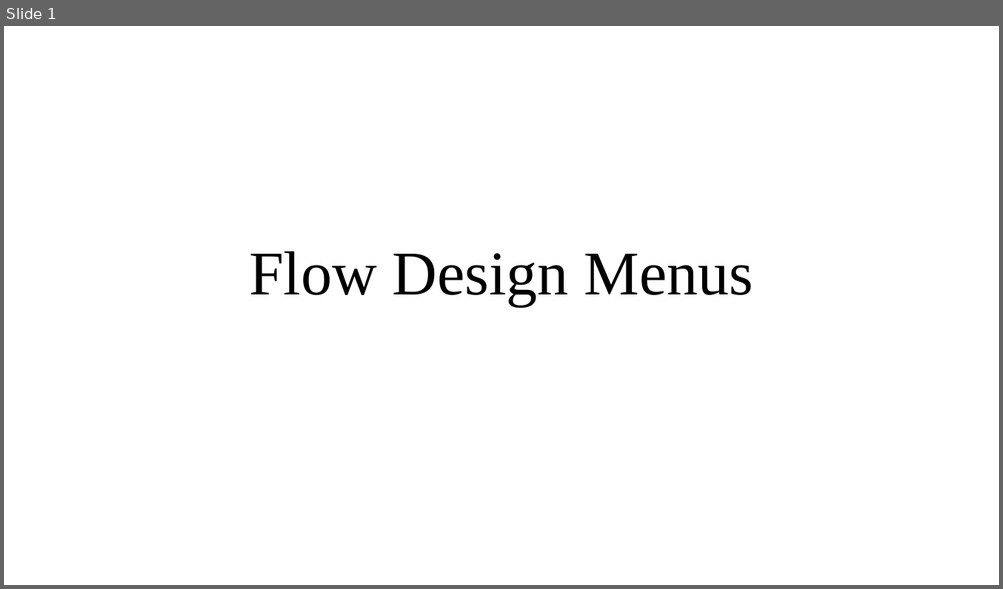
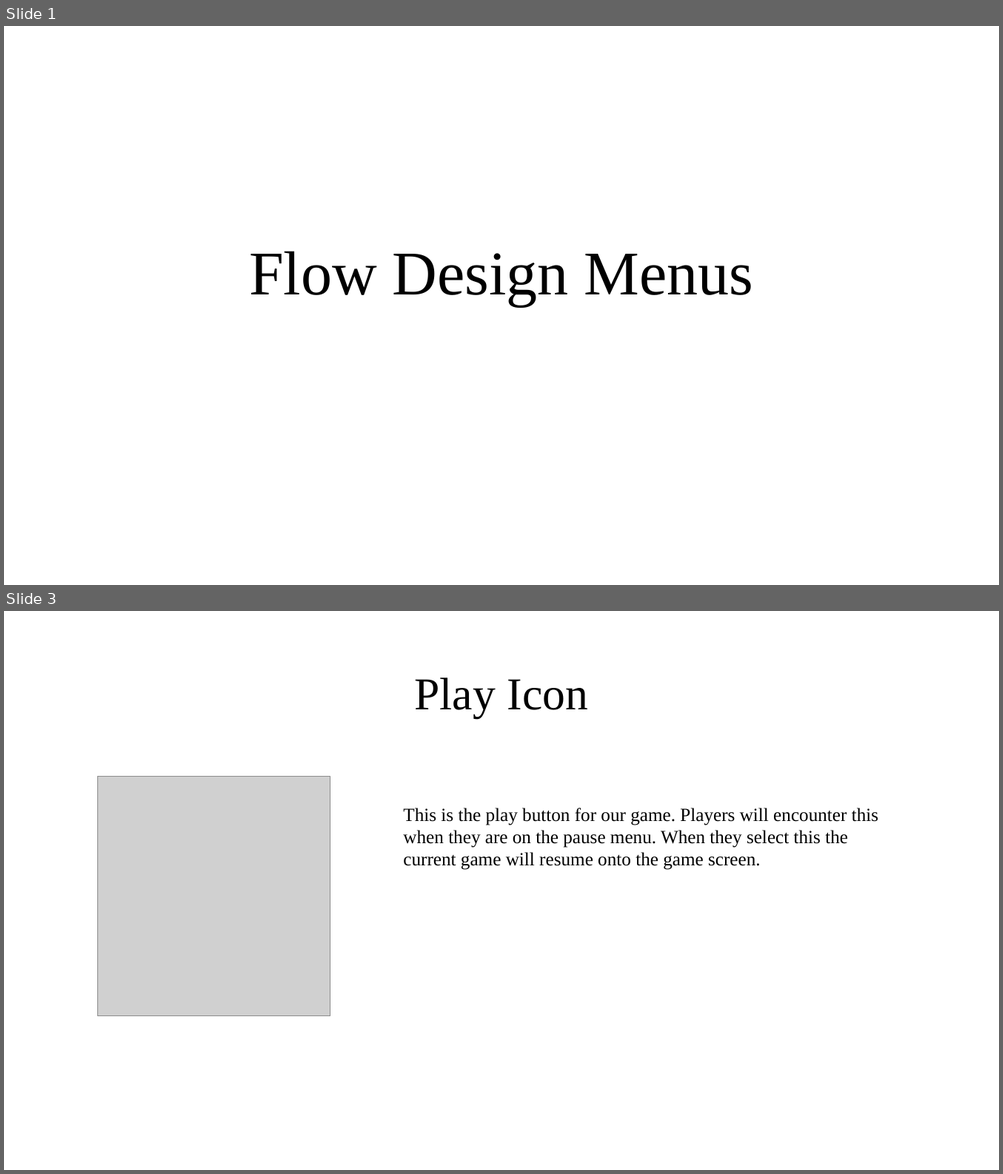
Before and after one commit to UoSGamesGroups/second-semester-s2-level-4-5-group-7, a slide deck: Flow Design Menus.pptx. Shown one above the other, each under a label of ours: slide 1 before the commit, slides 1 and 3 after it; the slides between them are not shown. The pictures are 1003x589 and 1003x1174 pixels, drawn with LibreOffice and Linux fonts; fonts in the diff are those of the drawing; grey boxes stand for pictures. Boxes give left, top, right and bottom in pixels: in the first picture for what was removed or moved away, otherwise in the second. Text is boxed around its words. In the diff, an @@ line names an element or a change of style, - is before the commit and + after.

Commit message:
completed flow design menu

```diff
--- a/Flow Design Menus.pptx
+++ b/Flow Design Menus.pptx
@@ slide 3 added at bbox=[4, 611, 999, 1170], background #FFFFFF @@
@@ title added at bbox=[415, 678, 588, 718], 44 pt, text #000000 @@
+Play Icon
@@ picture added at bbox=[97, 777, 330, 1017] @@
@@ text added at bbox=[403, 808, 878, 870], 18 pt, text #000000 @@
+This is the play button for our game. Players will encounter this when they are on the pause menu. When they select this the current game will resume onto the game screen.
```
Also in this commit, not shown: 4 other slides added, 4 slides removed.
